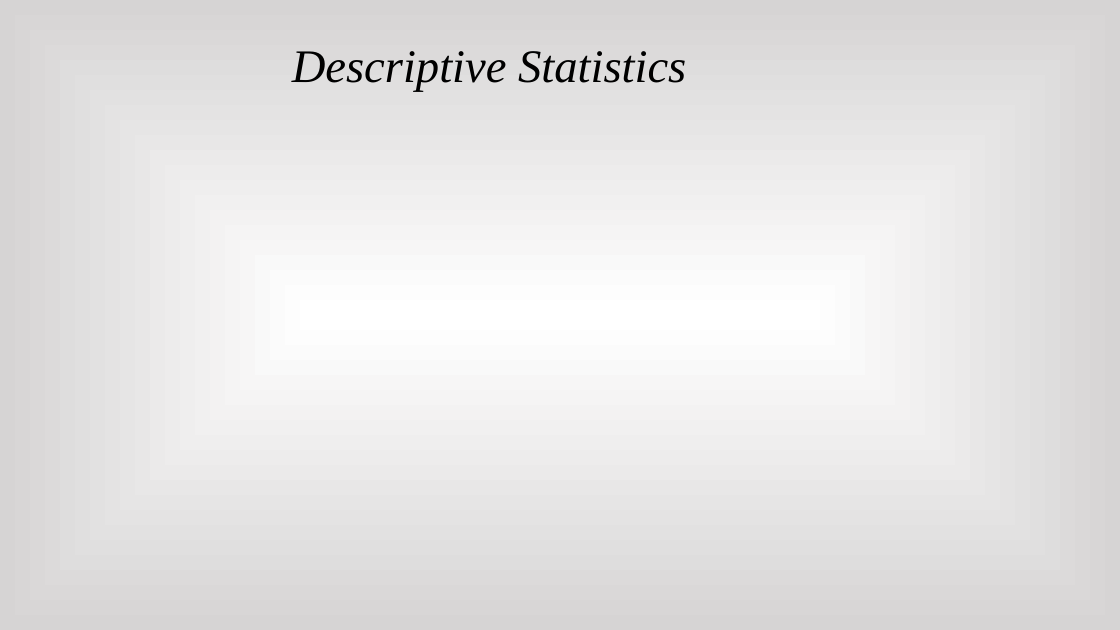
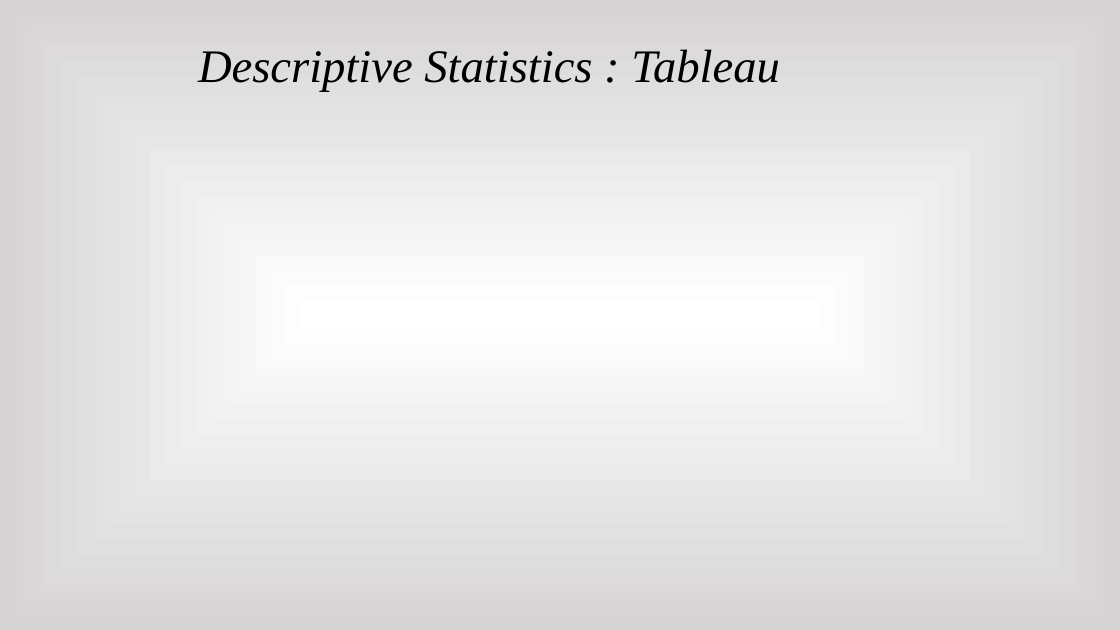
Before and after one commit to Jonheston/final_project, a slide deck: slide 5 of Final Presentation.pptx (slide 6 before the commit). Drawn at 1120x630 pixels with LibreOffice and Linux fonts; fonts in the diff are those of the drawing. Boxes give left, top, right and bottom in pixels: in the first picture for what was removed or moved away, otherwise in the second. Text is boxed around its words. In the diff, an @@ line names an element or a change of style, - is before the commit and + after.

```diff
--- a/Final Presentation.pptx
+++ b/Final Presentation.pptx
@@ text at [198,49,780,92]: text changed @@
-Descriptive Statistics
+Descriptive Statistics : Tableau
```
Also in this commit, not shown: 3 other slides changed, 9 slides added, 1 slide removed.
